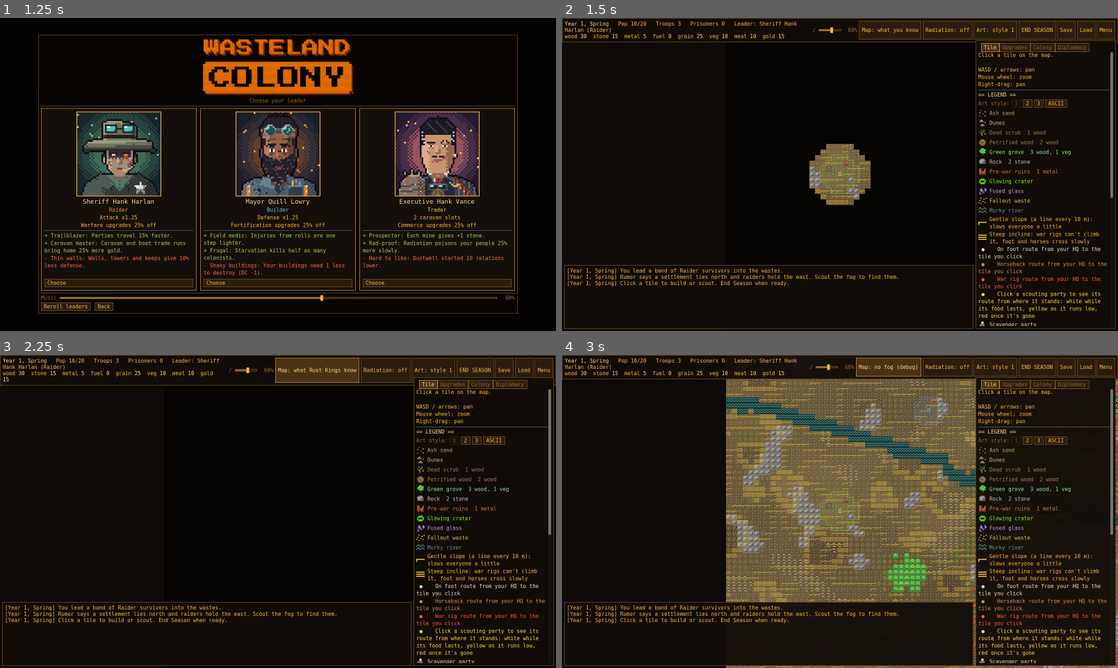
Above: before the commit, frames 1-4 (two rows, left to right).
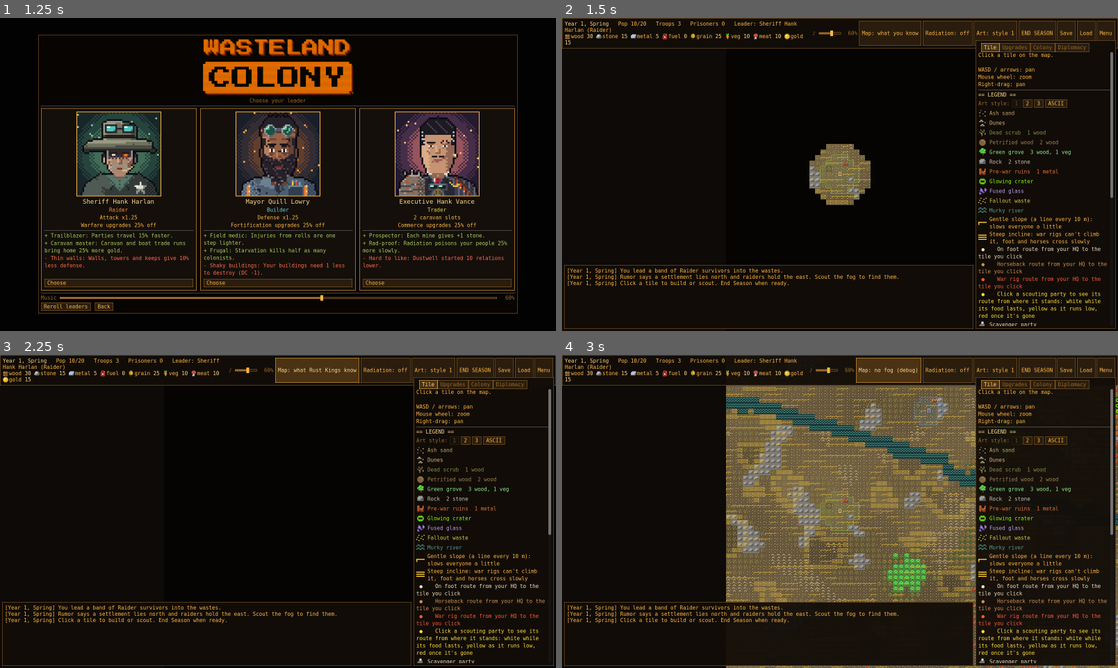
Above: after the commit, the same moments.

Repository: EGthegr8est/AIwastelandColony
Game: Godot game, scene res://scenes/main.tscn
The game is run twice, just before and just after one commit, with the same random seed, the same clock (stepped at 60 frames per second) and the same inputs. Sound files missing from this copy of the repository are replaced by a short silence.
Inputs:
- Up to frame 1 (1.25 s): click "New colony" at 0.5 s
- Up to frame 2 (1.5 s): click "Choose" at 1.25 s
- Up to frame 3 (2.25 s): click "Map: what you know" at 2 s
- Up to frame 4 (3 s): click "Map: what Rust Kings know" at 2.75 s

Frame 1 is identical in both runs. In frame 2, 1.8% of the frame differs, in the area x 0-100%, y 2-10%; in frame 3, 0.4%; in frame 4, 2.3%.

Commit message:
Performance pass, lazy side panel, faster Rust Kings scouts, resource icons
- The side panel rebuilds only the tab in view on a change; the others are
  marked stale and rebuild when opened. One change to the game went from
  88 ms to 27 ms.
- The Rust Kings' scout reads the explored-map array directly instead of
  asking knows_tile() and neighbors() for each of 8,640 tiles: 28.5 ms to
  2.1 ms a scout. Ending a season mid-game went from 177 ms to 81 ms. The
  unused _near_known() is gone.
- tests/bench/bench_game_logic.gd times the season turn, the whole-map scans,
  the raid and leader code, saving and loading and the leader screens; the
  numbers and what was left alone are in docs/rendering_perf.md.
- A tiny picture before each resource's name in the top bar
  (art/icons/res_<id>.png, 8 x 8, and res_<id>_bar.png, doubled with a 2 px
  gap), with the spacing tightened so the bar stays two lines.
- New tests: resource icons, the top bar, the lazy side panel, and a check
  that the faster scout scan picks the same tiles as the slow one.
  579 headless and 109 windowed render tests pass.

Co-Authored-By: Claude Sonnet 5.5 <noreply@anthropic.com>

Diff:
--- a/scripts/game.gd
+++ b/scripts/game.gd
@@ -1759,15 +1759,6 @@
 		add_log("Strange riders were seen watching your borders...")
 
 
-func _near_known(viewer: int, c: Vector2i) -> bool:
-	if knows_tile(viewer, c):
-		return true
-	for n in neighbors(c):
-		if knows_tile(viewer, n):
-			return true
-	return false
-
-
 ## How many scouting parties you can have in the field at once.
 func scout_parties() -> int:
 	return 2 + mini(vehicles["horse"] + vehicles["car"], 3)
@@ -1776,13 +1767,20 @@
 ## Rust Kings outriders push into the unknown, heading west toward you. Returns where this one ended its move (off the
 ## map, (-1, -1), if there was nowhere left to go).
 func _ai_scout() -> Vector2i:
+	# The frontier is every unexplored tile with an explored tile beside it. It is worked out straight from the memory
+	# array: asking knows_tile() and neighbors() for each of the 8,640 tiles took about 28 ms a scout (2 to 4 a season).
+	var mem: Array = memory[Data.AI]
 	var frontier := []
 	var min_x := w
 	for y in h:
+		var row := y * w
 		for x in w:
-			var c := Vector2i(x, y)
-			if not knows_tile(Data.AI, c) and _near_known(Data.AI, c):
-				frontier.append(c)
+			var i := row + x
+			if mem[i] != null:
+				continue
+			if (x > 0 and mem[i - 1] != null) or (x < w - 1 and mem[i + 1] != null) \
+					or (y > 0 and mem[i - w] != null) or (y < h - 1 and mem[i + w] != null):
+				frontier.append(Vector2i(x, y))
 				min_x = mini(min_x, x)
 	var west := frontier.filter(func(c): return c.x <= min_x + 2)
 	if west.is_empty():
--- a/scripts/hud.gd
+++ b/scripts/hud.gd
@@ -18,6 +18,7 @@
 const LOGO_WIDTH := 440        # how wide the slab-stack logo is on the character selection screen
 const CARD_WIDTH := 440        # one leader card on that screen, and the face on it (480 px pictures shown at half size)
 const CARD_FACE := 240
+const RESOURCE_ICON := Vector2i(18, 16)   # the little picture beside each resource in the top bar: 8 x 8 doubled, and a 2 px gap
 const LEADER_FACE := 192       # the small picture (48 px) in the colony panel, shown at 4x
 const CLASS_COLORS := {"raider": Color("ff8c3c"), "builder": Color("6ad0e8"), "trader": Color("e8d84a")}   # not the perks' green or the flaws' red
 const AMBER := Color("ffb642")
@@ -33,6 +34,8 @@
 var top_text := RichTextLabel.new()
 var tabs := TabContainer.new()
 var boxes := {}           # tab name -> VBoxContainer
+var _icon_tags := {}      # resource id -> the BBCode image tag for it (or "" if it has no picture)
+var stale_tabs := {}      # tab names whose contents are out of date: only the tab being looked at is rebuilt on a change
 var log_text := RichTextLabel.new()
 var bottom := HBoxContainer.new()        # the strip along the bottom: selected party, then the log
 var party_panel := PanelContainer.new()  # who you have selected, StarCraft style: a portrait each
@@ -135,6 +138,7 @@
 		scroll.add_child(box)
 		tabs.add_child(scroll)
 		boxes[tab_name] = box
+	tabs.tab_changed.connect(_on_tab_changed)
 
 
 func _build_log() -> void:
@@ -537,19 +541,53 @@
 	if not Game.in_game:
 		return
 	_refresh_top()
-	_refresh_tile()
+	# Rebuilding all four panels cost about 90 ms a change, three of them out of sight. Only the tab being looked
+	# at is rebuilt now; the others are marked stale and rebuild when you switch to them.
+	for tab_name in boxes:
+		stale_tabs[tab_name] = true
+	_refresh_tab(tabs.current_tab)
 	_refresh_party()
-	_refresh_upgrades()
-	_refresh_colony()
-	_refresh_diplomacy()
 	log_text.text = "\n".join(Game.log_lines)
+
+
+## Rebuilds one side panel tab (by its position) and marks it up to date.
+func _refresh_tab(index: int) -> void:
+	if index < 0 or index >= tabs.get_tab_count():
+		return
+	var tab_name := tabs.get_tab_title(index)
+	match tab_name:
+		"Tile":
+			_refresh_tile()
+		"Upgrades":
+			_refresh_upgrades()
+		"Colony":
+			_refresh_colony()
+		"Diplomacy":
+			_refresh_diplomacy()
+	stale_tabs.erase(tab_name)
+
+
+## Switching to a tab that changed while it was out of sight brings it up to date.
+func _on_tab_changed(index: int) -> void:
+	if Game.in_game and stale_tabs.has(tabs.get_tab_title(index)):
+		_refresh_tab(index)
+
+
+## The tiny picture before a resource's name in the top bar, as BBCode: art/icons/res_<id>_bar.png, the 8 x 8 picture
+## doubled with a 2 px clear gap on its right, so the name does not touch it. Nothing if the picture is missing, so the bar
+## still reads. (No space after it either: the pictures already use up room the bar's amounts need.)
+func _resource_icon(id: String) -> String:
+	if not _icon_tags.has(id):
+		var path := "res://art/icons/res_%s_bar.png" % id
+		_icon_tags[id] = "[img=%dx%d]%s[/img]" % [RESOURCE_ICON.x, RESOURCE_ICON.y, path] if ResourceLoader.exists(path) else ""
+	return _icon_tags[id]
 
 
 func _refresh_top() -> void:
 	var t := "[color=#ffd88a]%s[/color]   Pop [b]%d[/b]/%d   Troops %d   Prisoners %d   Leader: %s\n" % [
 		Game.season_name(), Game.pop, Game.pop_cap(), Game.troops, Game.prisoners, Leaders.label(Game.leader_info)]
 	for r in Data.RESOURCES:
-		t += "%s [color=#ffd88a]%d[/color]  " % [r, Game.res[r]]
+		t += "%s%s [color=#ffd88a]%d[/color] " % [_resource_icon(r), r, Game.res[r]]   # one space between them: the pictures use the room
 	top_text.text = t
 	var views := {Data.PLAYER: "Map: what you know", Data.AI: "Map: what Rust Kings know", Data.NONE: "Map: no fog (debug)"}
 	view_button.text = views[Game.view]
--- /dev/null
+++ b/tests/bench/bench_game_logic.gd
@@ -0,0 +1,172 @@
+extends "res://tests/framework/bench_case.gd"
+## What the simulation costs, apart from drawing: a season turn, the whole-map scans many functions do, the raid and leader
+## code, saving and loading, and building the leader screens. Run it with
+##     .\tests\run.ps1 --bench --save=NAME      (the screens need -Windowed)      and later      --compare=NAME
+## Small operations are timed 100 or 1,000 at a time, so the number is the cost of that many calls.
+
+const Data = preload("res://scripts/data.gd")
+const Leaders = preload("res://scripts/leaders.gd")
+const World = preload("res://tests/helpers/world.gd")
+
+var hq: Vector2i
+
+
+func before_all() -> void:
+	World.new_game(3)
+	hq = Game.home(Data.PLAYER)
+	Game.ai["truce"] = 999999   # no raid ends the run
+	# Mid-game: the map explored, a built-up colony, prisoners and a Rust Kings with plenty of walls
+	Game.reveal(Data.PLAYER, Vector2i(Game.w / 2, Game.h / 2), Game.w)
+	var ids := ["farm", "lodge", "mine", "outpost", "wall", "tower", "market", "refinery"]
+	var n := 0
+	for c in Game.owned(Data.PLAYER):
+		if Game.tile(c)["b"] == "" and Game.tile(c)["t"] != "water" and n < 36:
+			Game.tile(c)["b"] = ids[n % ids.size()]
+			n += 1
+	Game.ai["walls"] = 60
+	Game.prisoners = 8
+	for i in 25:
+		_feed()
+		Game.end_season()
+
+
+## Stops the colony starving or being raided into the ground while it is measured.
+func _feed() -> void:
+	for r in ["grain", "veg", "meat", "wood", "stone", "metal", "gold", "fuel"]:
+		Game.res[r] = 5000
+	Game.pop = mini(Game.pop, 40)
+	Game.ai["truce"] = 999999
+	Game.ending = {}
+
+
+func bench_end_season() -> void:
+	await measure("end season (mid-game)", func():
+		_feed()
+		Game.end_season(), 30, 3)
+
+
+func bench_new_game_and_map_generation() -> void:
+	var samples: Array[float] = []
+	for i in 5:
+		var t0 := Time.get_ticks_usec()
+		World.new_game(10 + i)
+		samples.append(Time.get_ticks_usec() - t0)
+	record_samples("new game (generates the map)", samples, "us")
+	World.new_game(3)   # the mid-game colony is gone: later benchmarks run on a fresh one with the buildings put back
+	hq = Game.home(Data.PLAYER)
+	Game.ai["walls"] = 60
+	Game._sync_ai_walls()
+	var n := 0
+	for c in Game.owned(Data.PLAYER):
+		if Game.tile(c)["b"] == "" and Game.tile(c)["t"] != "water" and n < 36:
+			Game.tile(c)["b"] = ["farm", "lodge", "mine", "outpost", "wall", "tower", "market", "refinery"][n % 8]
+			n += 1
+	Game.prisoners = 8
+
+
+func bench_whole_map_scans_x100() -> void:
+	await measure("owned(player) x100", func():
+		for i in 100:
+			Game.owned(Data.PLAYER), 20)
+	await measure("owned(Rust Kings) x100", func():
+		for i in 100:
+			Game.owned(Data.AI), 20)
+	await measure("count_building x100", func():
+		for i in 100:
+			Game.count_building(Data.PLAYER, "wall"), 20)
+
+
+func bench_update_fog() -> void:
+	await measure("update fog (runs on every change)", func(): Game.update_fog(), 30)
+
+
+func bench_raid_and_prison_code_x100() -> void:
+	await measure("outposts in circle + prison_break_due x100", func():
+		for i in 100:
+			Game.prison_break_due(), 20)
+	await measure("buildings_of (sorted targets) x100", func():
+		for i in 100:
+			Game.buildings_of(Data.PLAYER, Game.home(Data.AI)), 20)
+	await measure("sync Raider wall tiles x100", func():
+		for i in 100:
+			Game._sync_ai_walls(), 20)
+	await measure("building_dc x1000", func():
+		for i in 1000:
+			Game.building_dc(hq + Vector2i(i % 5 - 2, i % 3 - 1)), 20)
+
+
+func bench_quirk_checks_x10000() -> void:
+	Game.leader_info = Leaders.fill("builder", {"perks": ["haggler", "pack_rat"], "flaw": "slow_marchers"})
+	await measure("has_quirk x10000 (it sits in many sums)", func():
+		for i in 10000:
+			Game.has_quirk("trailblazer"), 20)
+	await measure("sell_gold + buy_price x1000", func():
+		for i in 1000:
+			Game.sell_gold("metal")
+			Game.buy_price("metal"), 20)
+	Game.leader_info = Leaders.fill("builder")
+
+
+func bench_leaders() -> void:
+	await measure("make three leaders x100", func():
+		for i in 100:
+			Leaders.make_three(), 20)
+	await measure("first portrait load (big and small, 9 pictures)", func():
+		Leaders._textures.clear()
+		for cls in Data.LEADERS:
+			for id in Leaders.pictures(cls):
+				Leaders.portrait({"image": id})
+				Leaders.portrait({"image": id}, true), 10, 1)
+	await measure("portrait x1000 (cached)", func():
+		for i in 1000:
+			Leaders.portrait({"image": "raider_1"}), 20)
+
+
+func bench_save_and_load() -> void:
+	await measure("save game", func(): Game.save_game("bench_slot"), 15)
+	await measure("load game", func(): Game.load_game("bench_slot"), 15)
+	var size := FileAccess.get_file_as_bytes(Game._path("bench_slot")).size()
+	record("save file size", size / 1024.0, "KB")
+	DirAccess.remove_absolute(Game._path("bench_slot"))
+
+
+func bench_leader_screens() -> void:
+	if DisplayServer.get_name() == "headless":
+		record("leader screens", 0.0, "", "skipped: they need a window (-Windowed)")
+		return
+	var main: Node = load("res://scenes/main.tscn").instantiate()
+	add_child(main)
+	await get_tree().process_frame
+	await get_tree().process_frame
+	var hud: Node
+	for child in main.get_children():
+		if child.has_method("show_new_colony"):
+			hud = child
+	await measure("open the leader selection screen", func():
+		hud.show_new_colony()
+		await get_tree().process_frame, 20)
+	await measure("reroll the leaders (new faces and texts)", func():
+		Leaders.offer(true)
+		hud.show_new_colony()
+		await get_tree().process_frame, 20)
+	# a running colony, then what every click costs: each Game.changed rebuilds the panels
+	Game.new_game("raider", Leaders.offer()[0])
+	hud._close_menu()
+	for i in 4:
+		await get_tree().process_frame
+	await measure("colony panel with the leader block", func():
+		hud._refresh_colony()
+		await get_tree().process_frame, 20)
+	await measure("refresh the whole HUD", func():
+		hud.refresh()
+		await get_tree().process_frame, 20)
+	await measure("top bar", func(): hud._refresh_top(), 20)
+	await measure("tile panel (a tile selected)", func():
+		Game.select(Game.home(Data.PLAYER) + Vector2i(1, 1))
+		hud._refresh_tile(), 20)
+	await measure("upgrades panel", func(): hud._refresh_upgrades(), 20)
+	await measure("one whole change: fog, map, panels (Game.changed)", func():
+		Game.changed.emit()
+		await get_tree().process_frame
+		await get_tree().process_frame, 20)
+	main.queue_free()
--- a/tests/render/test_leader_screen.gd
+++ b/tests/render/test_leader_screen.gd
@@ -32,6 +32,14 @@
 			b.pressed.emit()
 			return
 	fail("no visible button starting with \"%s\"" % text)
+
+
+## Looks at one of the side panel's tabs (only the tab being looked at is kept up to date).
+func _show_tab(tab_name: String) -> void:
+	for i in hud.tabs.get_tab_count():
+		if hud.tabs.get_tab_title(i) == tab_name:
+			hud.tabs.current_tab = i
+	await wait_frames(2)
 
 
 func _cards() -> Array:
@@ -134,6 +142,7 @@
 	var leader: Dictionary = Leaders.offer()[0].duplicate(true)
 	_click(_cards()[0])
 	await wait_frames(4)
+	await _show_tab("Colony")
 	var box: Control = hud.boxes["Colony"]
 	var text := _texts(box)
 	assert_has(text, leader.name)
@@ -153,6 +162,7 @@
 func test_the_effects_listed_are_the_live_ones_after_a_change() -> void:
 	Game.new_game("raider", {"name": "General Test Case", "perks": ["haggler", "sharp_nose"], "flaw": "short_sight", "image": "raider_3"})
 	await wait_frames(4)
+	await _show_tab("Colony")
 	var text := _texts(hud.boxes["Colony"])
 	assert_has(text, "General Test Case")
 	assert_has(text, "+ Haggler: Market sales pay 25% more gold, purchases cost 20% less.")
@@ -163,6 +173,7 @@
 func test_a_colony_with_no_named_leader_just_shows_its_class() -> void:
 	Game.new_game("trader")
 	await wait_frames(4)
+	await _show_tab("Colony")
 	var box: Control = hud.boxes["Colony"]
 	assert_eq(box.find_children("*", "TextureRect", true, false).size(), 0)
 	assert_has(_texts(box), "Trader: 2 caravan slots, Commerce upgrades 25% off")
@@ -180,6 +191,7 @@
 		assert_eq(frame.size, face.size + Vector2(4, 4))
 	_click(_cards()[0])
 	await wait_frames(4)
+	await _show_tab("Colony")
 	var colony_frames: Array = hud.boxes["Colony"].find_children("LeaderFrame*", "PanelContainer", true, false)
 	assert_eq(colony_frames.size(), 1, "and round the one in the colony panel")
 	assert_eq(colony_frames[0].get_theme_stylebox("panel").border_color, hud.AMBER)
--- /dev/null
+++ b/tests/render/test_side_panel.gd
@@ -0,0 +1,105 @@
+extends "res://tests/framework/test_case.gd"
+## The side panel only rebuilds the tab being looked at on a change (rebuilding all four cost about 90 ms a change); the
+## others are marked stale and catch up the moment they are opened.
+
+const Leaders = preload("res://scripts/leaders.gd")
+
+var main: Node2D
+var hud: Node
+
+
+func before_each() -> void:
+	seed(5)
+	Leaders.offered = [Leaders.fill("builder"), Leaders.fill("raider"), Leaders.fill("trader")]
+	main = add_autofree(load("res://scenes/main.tscn").instantiate())
+	await wait_frames(2)
+	for child in main.get_children():
+		if child.has_method("show_new_colony"):
+			hud = child
+	for b in main.find_children("*", "Button", true, false):
+		if b.text == "New colony":
+			b.pressed.emit()
+	await wait_frames(2)
+	for b in main.find_children("*", "Button", true, false):
+		if b.text == "Choose" and b.is_visible_in_tree():
+			b.pressed.emit()
+			break
+	await wait_frames(4)
+
+
+func _marker(box: Control) -> Control:
+	var m := Control.new()
+	m.name = "Marker"
+	box.add_child(m)
+	return m
+
+
+func _has_marker(box: Control) -> bool:
+	return box.find_child("Marker", true, false) != null
+
+
+func _show_tab(tab_name: String) -> void:
+	for i in hud.tabs.get_tab_count():
+		if hud.tabs.get_tab_title(i) == tab_name:
+			hud.tabs.current_tab = i
+	await wait_frames(2)
+
+
+func test_a_change_rebuilds_the_tab_in_view_and_leaves_the_others_alone() -> void:
+	await _show_tab("Tile")
+	_marker(hud.boxes["Tile"])
+	_marker(hud.boxes["Colony"])
+	_marker(hud.boxes["Upgrades"])
+	_marker(hud.boxes["Diplomacy"])
+	Game.changed.emit()
+	await wait_frames(3)
+	assert_false(_has_marker(hud.boxes["Tile"]), "the tab in view is rebuilt")
+	for tab_name in ["Colony", "Upgrades", "Diplomacy"]:
+		assert_true(_has_marker(hud.boxes[tab_name]), "%s is out of sight and left alone" % tab_name)
+		assert_true(hud.stale_tabs.has(tab_name), "%s is marked stale" % tab_name)
+	assert_false(hud.stale_tabs.has("Tile"))
+
+
+func test_opening_a_stale_tab_brings_it_up_to_date_once() -> void:
+	await _show_tab("Tile")
+	_marker(hud.boxes["Colony"])
+	Game.pop += 3
+	Game.changed.emit()
+	await wait_frames(3)
+	assert_true(hud.stale_tabs.has("Colony"))
+	await _show_tab("Colony")
+	assert_false(_has_marker(hud.boxes["Colony"]), "rebuilt on opening")
+	assert_false(hud.stale_tabs.has("Colony"))
+	var text := ""
+	for l in hud.boxes["Colony"].find_children("*", "Label", true, false):
+		text += l.text + "\n"
+	assert_has(text, "Population: %d" % Game.pop, "and it shows what changed while it was away")
+	_marker(hud.boxes["Colony"])
+	await _show_tab("Upgrades")
+	await _show_tab("Colony")
+	assert_true(_has_marker(hud.boxes["Colony"]), "an up to date tab is not rebuilt again just for being opened")
+
+
+func test_the_tab_in_view_keeps_following_changes_whichever_it_is() -> void:
+	await _show_tab("Colony")
+	_marker(hud.boxes["Colony"])
+	Game.changed.emit()
+	await wait_frames(3)
+	assert_false(_has_marker(hud.boxes["Colony"]), "the Colony tab is rebuilt while it is the one in view")
+	_marker(hud.boxes["Tile"])
+	Game.changed.emit()
+	await wait_frames(3)
+	assert_true(_has_marker(hud.boxes["Tile"]), "and the Tile tab is now the one left alone")
+
+
+func test_selecting_a_tile_switches_to_the_tile_tab_and_shows_it() -> void:
+	await _show_tab("Diplomacy")
+	var c: Vector2i = Game.home(0 + 1) + Vector2i(1, 0)   # a tile of yours
+	Game.select(c)
+	Game.tile_selected.emit()
+	await wait_frames(4)
+	assert_eq(hud.tabs.get_tab_title(hud.tabs.current_tab), "Tile")
+	var text := ""
+	for l in hud.boxes["Tile"].find_children("*", "Label", true, false):
+		text += l.text + "\n"
+	assert_has(text, "Tile %d,%d" % [c.x, c.y])
--- /dev/null
+++ b/tests/render/test_top_bar.gd
@@ -0,0 +1,61 @@
+extends "res://tests/framework/test_case.gd"
+## The top bar: each resource has its tiny picture before its name, and the bar still reads without one.
+
+const Data = preload("res://scripts/data.gd")
+const Leaders = preload("res://scripts/leaders.gd")
+
+var main: Node2D
+var hud: Node
+
+
+func before_each() -> void:
+	seed(5)
+	Leaders.offered = [Leaders.fill("builder"), Leaders.fill("raider"), Leaders.fill("trader")]
+	main = add_autofree(load("res://scenes/main.tscn").instantiate())
+	await wait_frames(2)
+	for child in main.get_children():
+		if child.has_method("show_new_colony"):
+			hud = child
+	for b in main.find_children("*", "Button", true, false):
+		if b.text == "New colony":
+			b.pressed.emit()
+	await wait_frames(2)
+	for b in main.find_children("*", "Button", true, false):
+		if b.text == "Choose" and b.is_visible_in_tree():
+			b.pressed.emit()
+			break
+	await wait_frames(4)
+
+
+func test_each_resource_has_its_picture_then_its_name_then_its_amount_in_order() -> void:
+	var text: String = hud.top_text.text
+	var at := 0
+	for id in Data.RESOURCES:
+		var tag := "[img=18x16]res://art/icons/res_%s_bar.png[/img]%s [color=#ffd88a]%d[/color]" % [id, id, Game.res[id]]
+		var found := text.find(tag, at)
+		assert_ne(found, -1, "%s: picture, name and amount, after the one before" % id)
+		at = found + tag.length()
+
+
+func test_the_bar_shows_the_names_and_amounts_as_text_with_the_pictures_inline() -> void:
+	var shown: String = hud.top_text.get_parsed_text()
+	for id in Data.RESOURCES:
+		assert_has(shown, "%s %d" % [id, Game.res[id]])
+
+
+func test_the_bar_is_still_two_lines_with_nothing_wrapped() -> void:
+	assert_eq(hud.top_text.get_line_count(), 2, "the status line and the resource line, the pictures do not push an amount down")
+	# even with every resource in the hundreds (all eight in the thousands needs about 66 px more than the bar has, and wraps)
+	for r in Data.RESOURCES:
+		Game.res[r] = 999
+	hud._refresh_top()
+	await wait_frames(2)
+	assert_eq(hud.top_text.get_line_count(), 2, "three-digit amounts in every resource still fit")
+
+
+func test_a_resource_without_a_picture_is_just_its_name() -> void:
+	hud._icon_tags["gold"] = ""
+	hud._refresh_top()
+	assert_has(hud.top_text.text, " gold [color=#ffd88a]")
+	assert_false(hud.top_text.text.contains("res_gold_bar"))
+	assert_true(hud.top_text.text.contains("res_wood_bar"), "the others keep theirs")
--- a/tests/unit/test_building_raids.gd
+++ b/tests/unit/test_building_raids.gd
@@ -623,3 +623,41 @@
 	var at := Game._ai_scout()
 	assert_true(Game.in_bounds(at))
 	assert_true(Game.knows_tile(Data.AI, at))
+
+
+func test_a_scouts_frontier_is_every_unexplored_tile_beside_an_explored_one() -> void:
+	# the brute force way, one tile at a time through the public calls
+	var frontier := []
+	var min_x := Game.w
+	for y in Game.h:
+		for x in Game.w:
+			var c := Vector2i(x, y)
+			if not Game.knows_tile(Data.AI, c) and Game.neighbors(c).any(func(n): return Game.knows_tile(Data.AI, n)):
+				frontier.append(c)
+				min_x = mini(min_x, x)
+	assert_gt(frontier.size(), 0)
+	for s in range(1, 30):
+		seed(s)
+		var at := Game._ai_scout()
+		assert_has(frontier, at, "the scout picks a frontier tile (seed %d)" % s)
+		assert_le(at.x, min_x + 2, "on the western edge")
+		assert_true(Game.knows_tile(Data.AI, at), "and now knows it")
+		# put the world back for the next draw
+		World.new_game(7)
+		Units.tribes = []
+		Units.wild_spawns = false
+		frontier = []
+		min_x = Game.w
+		for y in Game.h:
+			for x in Game.w:
+				var c := Vector2i(x, y)
+				if not Game.knows_tile(Data.AI, c) and Game.neighbors(c).any(func(n): return Game.knows_tile(Data.AI, n)):
+					frontier.append(c)
+					min_x = mini(min_x, x)
+
+
+func test_a_scout_with_nothing_unexplored_beside_anything_goes_nowhere() -> void:
+	var mem: Array = Game.memory[Data.AI]
+	for i in mem.size():
+		mem[i] = [Data.NONE, ""]
+	assert_eq(Game._ai_scout(), Vector2i(-1, -1))
--- /dev/null
+++ b/tests/unit/test_resource_icons.gd
@@ -0,0 +1,45 @@
+extends "res://tests/framework/test_case.gd"
+## The little pictures beside each resource in the top bar (art/icons/res_<id>.png, 8 x 8, and res_<id>_bar.png, 18 x 16: doubled with a 2 px gap).
+
+const Data = preload("res://scripts/data.gd")
+
+
+func test_every_resource_has_an_8_by_8_picture_and_a_bar_copy() -> void:
+	for id in Data.RESOURCES:
+		var small: Texture2D = load("res://art/icons/res_%s.png" % id)
+		var big: Texture2D = load("res://art/icons/res_%s_bar.png" % id)
+		assert_not_null(small, id)
+		assert_not_null(big, id)
+		assert_eq(small.get_size(), Vector2(8, 8), "%s as drawn" % id)
+		assert_eq(big.get_size(), Vector2(18, 16), "%s doubled, with its gap" % id)
+
+
+func test_the_pictures_are_see_through_at_the_corners_and_all_different() -> void:
+	var seen := {}
+	for id in Data.RESOURCES:
+		var img: Image = (load("res://art/icons/res_%s_bar.png" % id) as Texture2D).get_image()
+		assert_eq(img.get_pixel(0, 0).a, 0.0, "%s has a clear corner" % id)
+		var solid := 0
+		for y in 16:
+			assert_eq(img.get_pixel(16, y).a + img.get_pixel(17, y).a, 0.0, "%s keeps a clear gap on the right" % id)
+			for x in 16:
+				if img.get_pixel(x, y).a > 0.5:
+					solid += 1
+		assert_gt(solid, 20, "%s is something, not a blank" % id)
+		var key := img.get_data().hex_encode()
+		assert_false(seen.has(key), "%s is not the same picture as another resource" % id)
+		seen[key] = id
+
+
+func test_the_bar_copy_is_the_small_one_with_every_pixel_doubled() -> void:
+	for id in Data.RESOURCES:
+		var small: Image = (load("res://art/icons/res_%s.png" % id) as Texture2D).get_image()
+		var big: Image = (load("res://art/icons/res_%s_bar.png" % id) as Texture2D).get_image()
+		for y in 8:
+			for x in 8:
+				var c := small.get_pixel(x, y)
+				for d in [Vector2i(0, 0), Vector2i(1, 0), Vector2i(0, 1), Vector2i(1, 1)]:
+					var doubled := big.get_pixel(x * 2 + d.x, y * 2 + d.y)
+					assert_eq(doubled.a, c.a, "%s at %d,%d: the same see-through" % [id, x, y])
+					if c.a > 0.0:   # (the colour of a clear pixel is nothing: the importer changes it)
+						assert_true(doubled.is_equal_approx(c), "%s at %d,%d: the same colour" % [id, x, y])
Binary file added: art/icons/res_fuel.png
Not shown, added: art/icons/res_fuel.png.import
Binary file added: art/icons/res_fuel_bar.png
Not shown, added: art/icons/res_fuel_bar.png.import
Binary file added: art/icons/res_gold.png
Not shown, added: art/icons/res_gold.png.import
Binary file added: art/icons/res_gold_bar.png
Not shown, added: art/icons/res_gold_bar.png.import
Binary file added: art/icons/res_grain.png
Not shown, added: art/icons/res_grain.png.import
Binary file added: art/icons/res_grain_bar.png
Not shown, added: art/icons/res_grain_bar.png.import
(and 26 more such lines)
